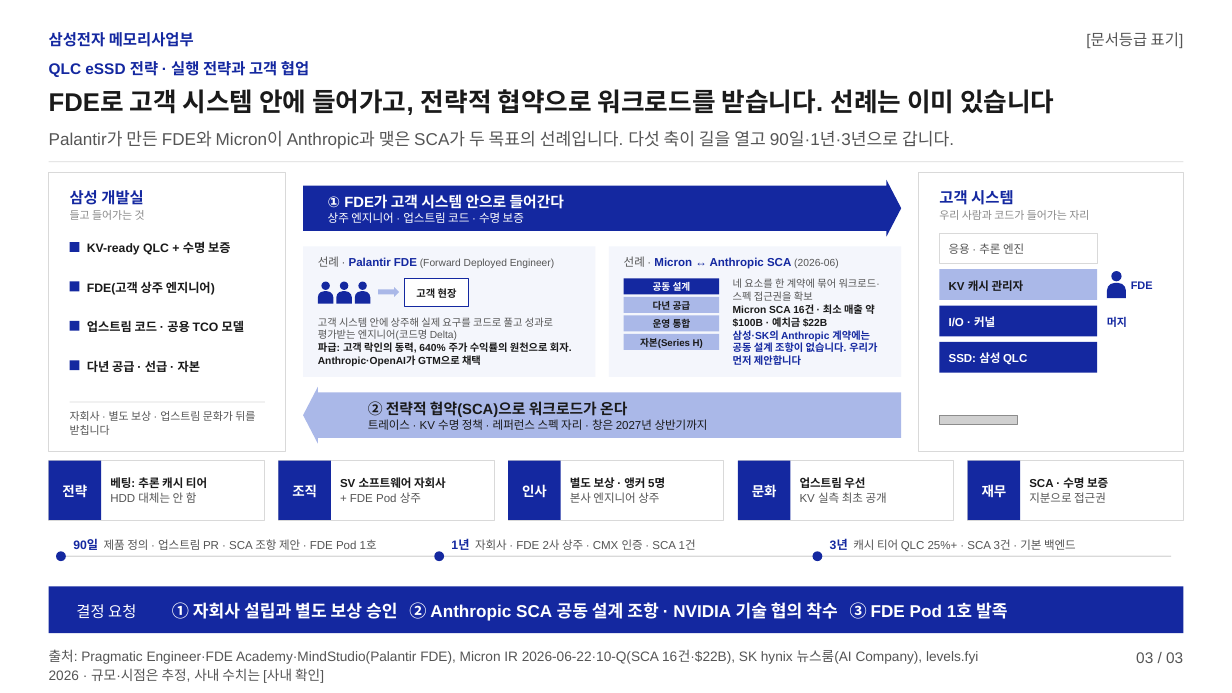
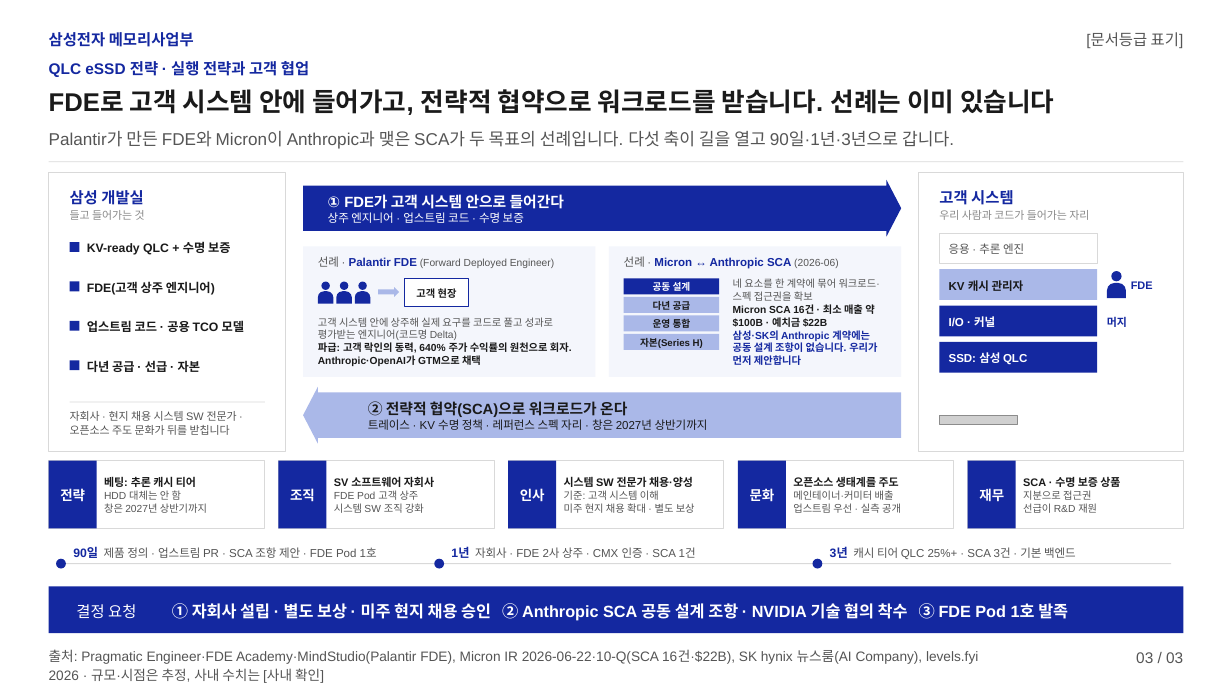
Before and after one commit to k31001/action-learning, a slide deck: slide 3 of outputs/presentation/qlc-ssd-strategy.pptx. Drawn at 1232x693 pixels with LibreOffice and Linux fonts; fonts in the diff are those of the drawing; grey boxes stand for pictures; background and template pictures are left out. Boxes give left, top, right and bottom in pixels: in the first picture for what was removed or moved away, otherwise in the second. Text is boxed around its words. In the diff, an @@ line names an element or a change of style, - is before the commit and + after.

```diff
--- a/outputs/presentation/qlc-ssd-strategy.pptx
+++ b/outputs/presentation/qlc-ssd-strategy.pptx
@@ text at bbox=[70, 411, 237, 435]: text changed @@
-자회사 · 별도 보상 · 업스트림 문화가 뒤를 받칩니다
+자회사 · 현지 채용 시스템 SW 전문가 · 오픈소스 주도 문화가 뒤를 받칩니다
@@ text "전략": place and size @@
-text "전략" at bbox=[62, 484, 87, 498]
+text "전략" at bbox=[60, 488, 85, 502]
@@ rectangle: place and size @@
-rectangle at bbox=[49, 461, 264, 520]
+rectangle at bbox=[49, 461, 264, 529]
@@ rectangle: place and size @@
-rectangle at bbox=[49, 461, 101, 520]
+rectangle at bbox=[49, 461, 97, 529]
@@ text "조직": place and size @@
-text "조직" at bbox=[292, 484, 317, 498]
+text "조직" at bbox=[290, 488, 315, 502]
@@ rectangle: place and size @@
-rectangle at bbox=[278, 461, 494, 520]
+rectangle at bbox=[278, 461, 494, 529]
@@ rectangle: place and size @@
-rectangle at bbox=[278, 461, 331, 520]
+rectangle at bbox=[278, 461, 326, 529]
@@ text at bbox=[334, 476, 434, 487]: size 13.5 to 12.8 pt in "SV 소프트웨어 자회사" @@
@@ text "인사": place and size @@
-text "인사" at bbox=[522, 484, 547, 498]
+text "인사" at bbox=[520, 488, 545, 502]
@@ rectangle: place and size @@
-rectangle at bbox=[508, 461, 724, 520]
+rectangle at bbox=[508, 461, 724, 529]
@@ rectangle: place and size @@
-rectangle at bbox=[508, 461, 561, 520]
+rectangle at bbox=[508, 461, 556, 529]
@@ text at bbox=[564, 476, 695, 513]: text changed; size 13.5 to 12 pt; text colour #1A1A1A to #555555; bold off @@
-별도 보상 · 앵커 5명
-본사 엔지니어 상주
+시스템 SW 전문가 채용·양성
+기준: 고객 시스템 이해
+미주 현지 채용 확대 · 별도 보상
@@ text "문화": place and size @@
-text "문화" at bbox=[752, 484, 777, 497]
+text "문화" at bbox=[750, 488, 775, 502]
@@ rectangle: place and size @@
-rectangle at bbox=[738, 461, 954, 520]
+rectangle at bbox=[738, 461, 954, 529]
@@ rectangle: place and size @@
-rectangle at bbox=[738, 461, 790, 520]
+rectangle at bbox=[738, 461, 786, 529]
@@ text at bbox=[793, 477, 901, 513]: text changed; size 13.5 to 12 pt @@
-업스트림 우선
-KV 실측 최초 공개
+오픈소스 생태계를 주도
+메인테이너·커미터 배출
+업스트림 우선 · 실측 공개
@@ text "재무": place and size @@
-text "재무" at bbox=[982, 484, 1007, 498]
+text "재무" at bbox=[979, 488, 1004, 502]
@@ rectangle: place and size @@
-rectangle at bbox=[968, 461, 1183, 520]
+rectangle at bbox=[968, 461, 1183, 529]
@@ rectangle: place and size @@
-rectangle at bbox=[968, 461, 1020, 520]
+rectangle at bbox=[968, 461, 1016, 529]
@@ text at bbox=[1023, 477, 1120, 487]: text changed; size 13.5 to 12.8 pt @@
-SCA · 수명 보증
+SCA · 수명 보증 상품
@@ text at bbox=[104, 503, 207, 513]: paragraph added @@
+창은 2027년 상반기까지
@@ text at bbox=[104, 490, 181, 500]: size 13.5 to 12.8 pt in "베팅: 추론 캐시 티어"; size 13.5 to 12 pt in "HDD 대체는 안 함" @@
@@ text at bbox=[334, 490, 424, 513]: text changed; size 13.5 to 12 pt @@
-+ FDE Pod 상주
+FDE Pod 고객 상주
+시스템 SW 조직 강화
@@ text at bbox=[1023, 503, 1097, 513]: paragraph added @@
+선급이 R&D 재원
@@ text at bbox=[1023, 490, 1091, 500]: size 13.5 to 12 pt in "지분으로 접근권" @@
@@ 3 texts, 1 rectangle: place and size @@
-3 texts, 1 rectangle at bbox=[61, 539, 1171, 557]
+3 texts, 1 rectangle at bbox=[61, 547, 1171, 564]
@@ 3 ellipses: place and size @@
-3 ellipses at bbox=[56, 551, 822, 561]
+3 ellipses at bbox=[56, 559, 822, 569]
@@ text at bbox=[172, 603, 1068, 621]: text changed; size 20 to 19 pt @@
-① 자회사 설립과 별도 보상 승인 ② Anthropic SCA 공동 설계 조항 · NVIDIA 기술 협의 착수 ③ FDE Pod 1호 발족
+① 자회사 설립 · 별도 보상 · 미주 현지 채용 승인 ② Anthropic SCA 공동 설계 조항 · NVIDIA 기술 협의 착수 ③ FDE Pod 1호 발족
```
Also in this commit, not shown: 10 other files.
